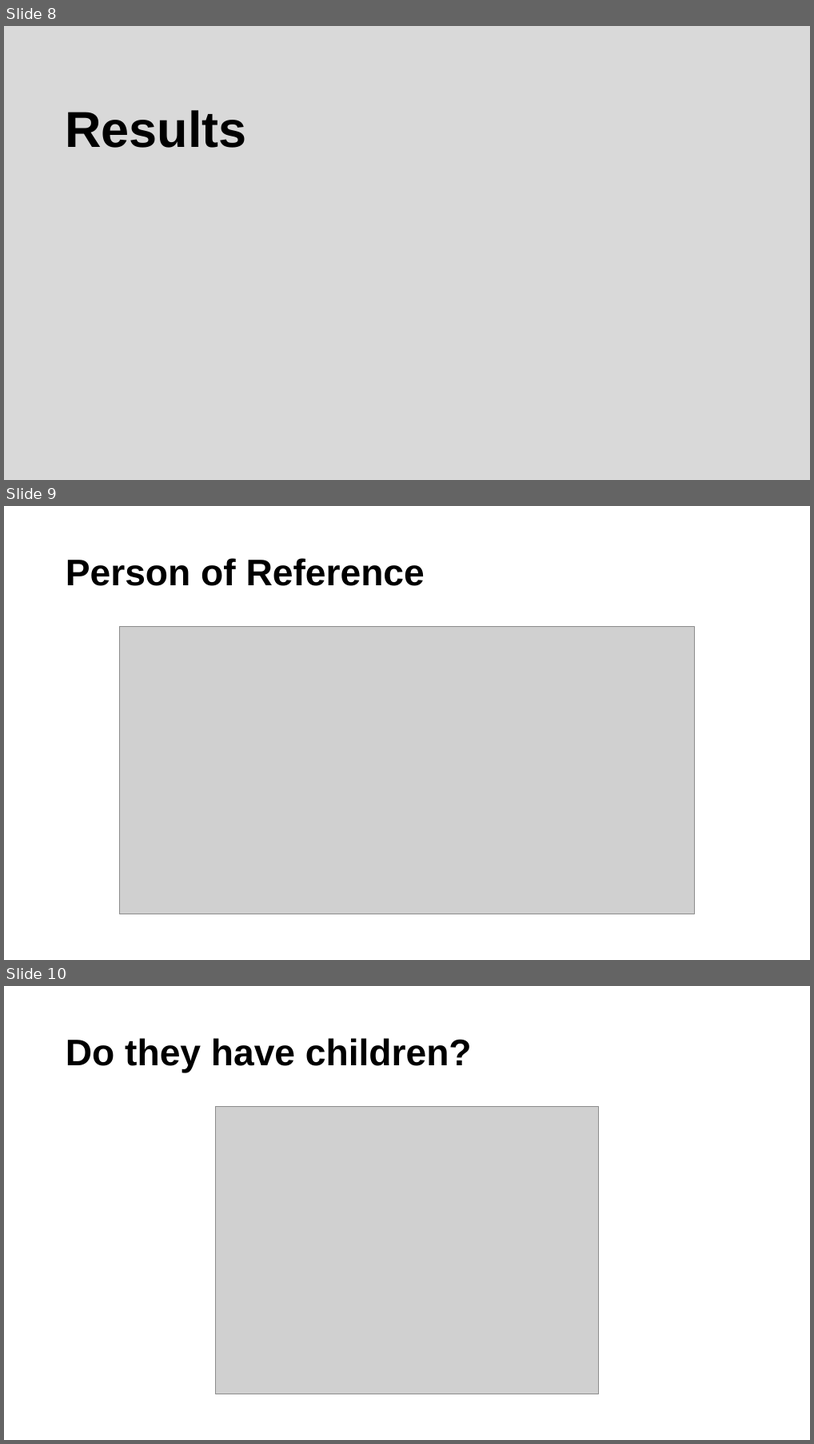
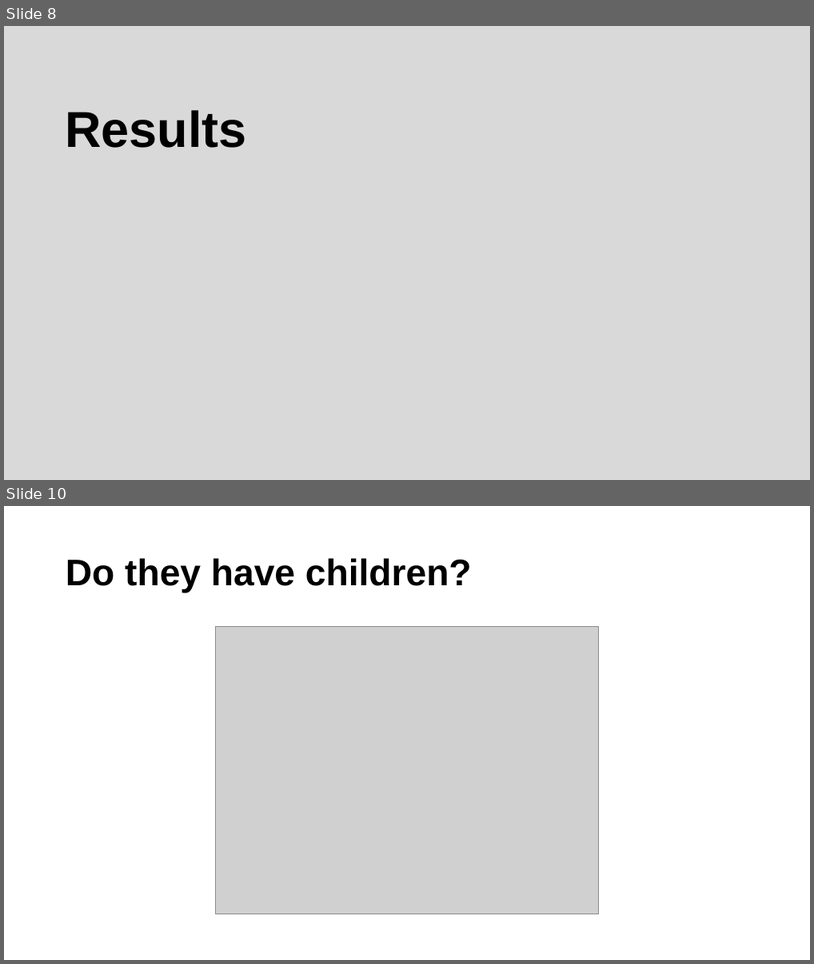
Before and after one commit to ucdiegorubi/oy_census_analysis, a slide deck: create_powerpoint/household_structure_estimates.pptx. Shown one above the other, each under a label of ours: slides 8, 9 and 10 before the commit, slides 8 and 10 after it; the slides between them are not shown. The pictures are 814x1444 and 814x964 pixels, drawn with LibreOffice and Linux fonts; fonts in the diff are those of the drawing; grey boxes stand for pictures; background and template pictures are left out. Boxes give left, top, right and bottom in pixels: in the first picture for what was removed or moved away, otherwise in the second. Text is boxed around its words. In the diff, an @@ line names an element or a change of style, - is before the commit and + after.

```diff
--- a/create_powerpoint/household_structure_estimates.pptx
+++ b/create_powerpoint/household_structure_estimates.pptx
@@ slide 9 removed at bbox=[4, 506, 810, 960], background #FFFFFF @@
@@ title removed at bbox=[66, 558, 425, 586] @@
-Person of Reference
@@ picture removed at bbox=[120, 626, 695, 914] @@
```
Also in this commit, not shown: 11 slides changed, 1 slide added, 7 other files.
